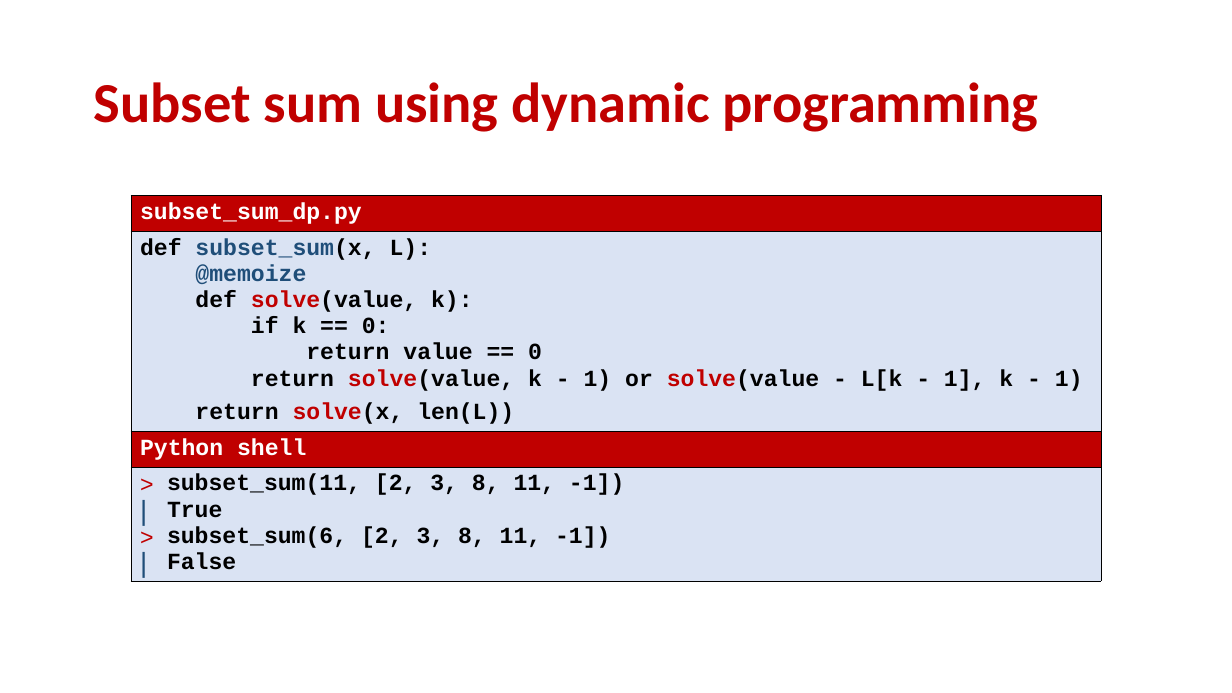
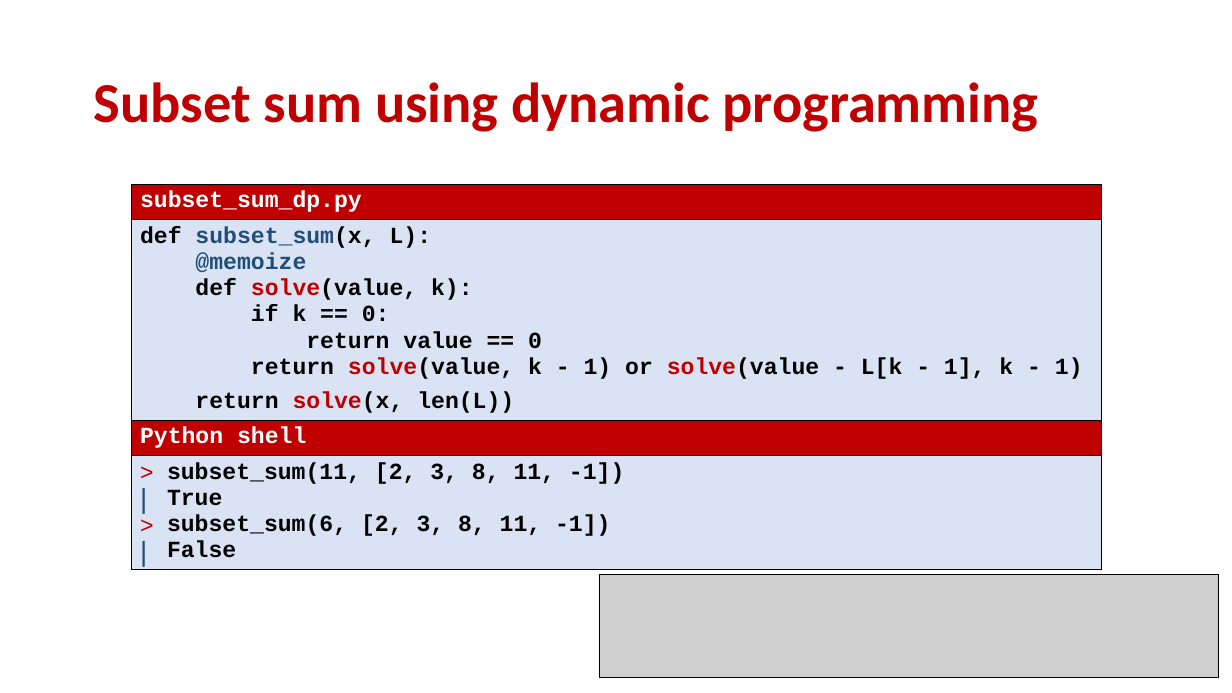
Before and after one commit to gsbrodal/gsbrodal.github.io, a slide deck: slide 10 of ipsa/slides/dynamic_programming.pptx. Drawn at 1232x693 pixels with LibreOffice and Linux fonts; fonts in the diff are those of the drawing; grey boxes stand for pictures. Boxes give left, top, right and bottom in pixels: in the first picture for what was removed or moved away, otherwise in the second. Text is boxed around its words. In the diff, an @@ line names an element or a change of style, - is before the commit and + after.

Commit message:
exercises.html all-slides.pdf decorators.pdf decorators.pptx dynamic_programming.pdf dynamic_programming.pptx

```diff
--- a/ipsa/slides/dynamic_programming.pptx
+++ b/ipsa/slides/dynamic_programming.pptx
@@ table: place and size @@
-table at <box>131,196,1102,601</box>
+table at <box>131,184,1102,589</box>
@@ picture added at <box>599,574,1219,677</box> @@
```
Also in this commit, not shown: 2 other slides changed, 5 other files.
